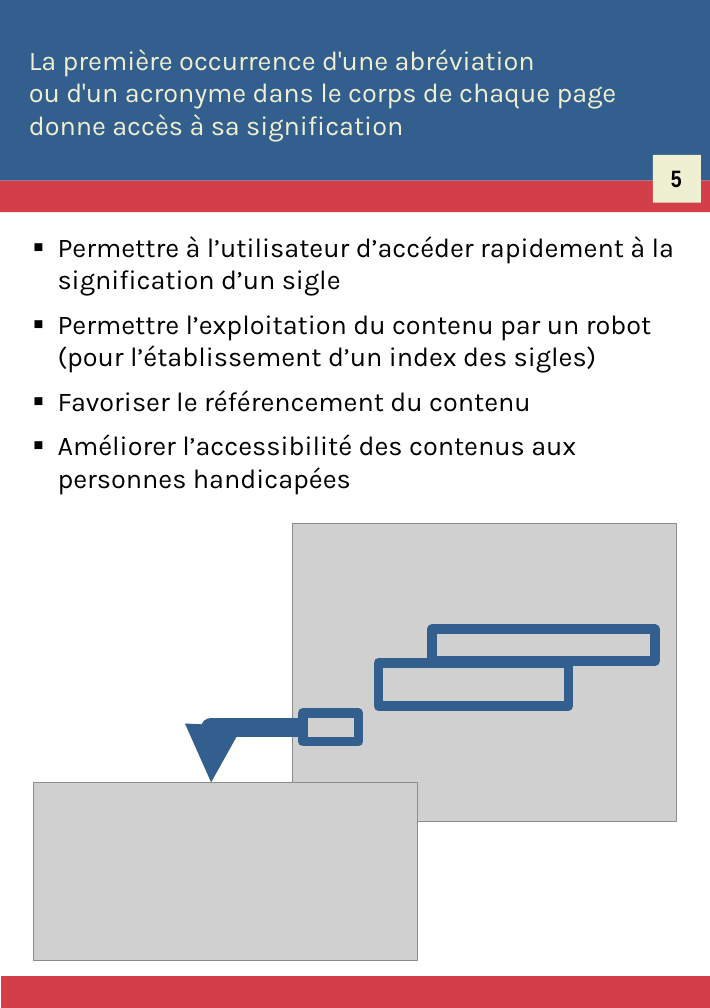
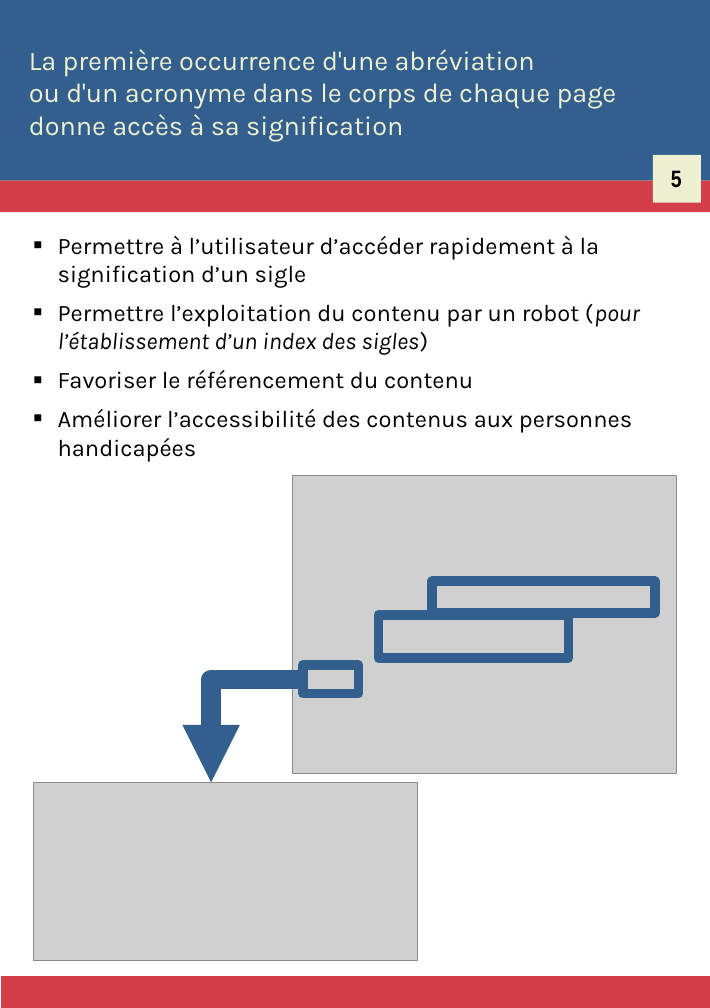
Before and after one commit to Zigazou/bonnes-pratiques-illustrees, a slide deck: slide 8 of bonnes-pratiques.odp. Drawn at 710x1008 pixels with LibreOffice and Linux fonts; fonts in the diff are those of the drawing; grey boxes stand for pictures. Boxes give left, top, right and bottom in pixels: in the first picture for what was removed or moved away, otherwise in the second. Text is boxed around its words. In the diff, an @@ line names an element or a change of style, - is before the commit and + after.

Commit message:
Toutes les BP sont prêtes pour un schéma

```diff
--- a/bonnes-pratiques.odp
+++ b/bonnes-pratiques.odp
@@ text "Permettre à l’utilisateur d’accéder rapidement ..." at bbox=[58, 236, 640, 462]: size 16 to 14 pt; italic on in "(pour l’établissement d’un index des sigles)" @@
@@ picture: place and size @@
-picture at bbox=[292, 522, 676, 820]
+picture at bbox=[292, 475, 676, 772]
@@ rectangle: place and size @@
-rectangle at bbox=[431, 628, 654, 660]
+rectangle at bbox=[431, 581, 654, 613]
@@ rectangle: place and size @@
-rectangle at bbox=[379, 663, 569, 705]
+rectangle at bbox=[379, 614, 569, 656]
@@ freeform shape: place and size @@
-freeform shape at bbox=[211, 727, 300, 782]
+freeform shape at bbox=[211, 678, 300, 782]
@@ rectangle: place and size @@
-rectangle at bbox=[303, 712, 359, 742]
+rectangle at bbox=[303, 664, 359, 693]
```
Also in this commit, not shown: 60 other slides changed, 180 slides added, 1 slide removed, 14 other files.
